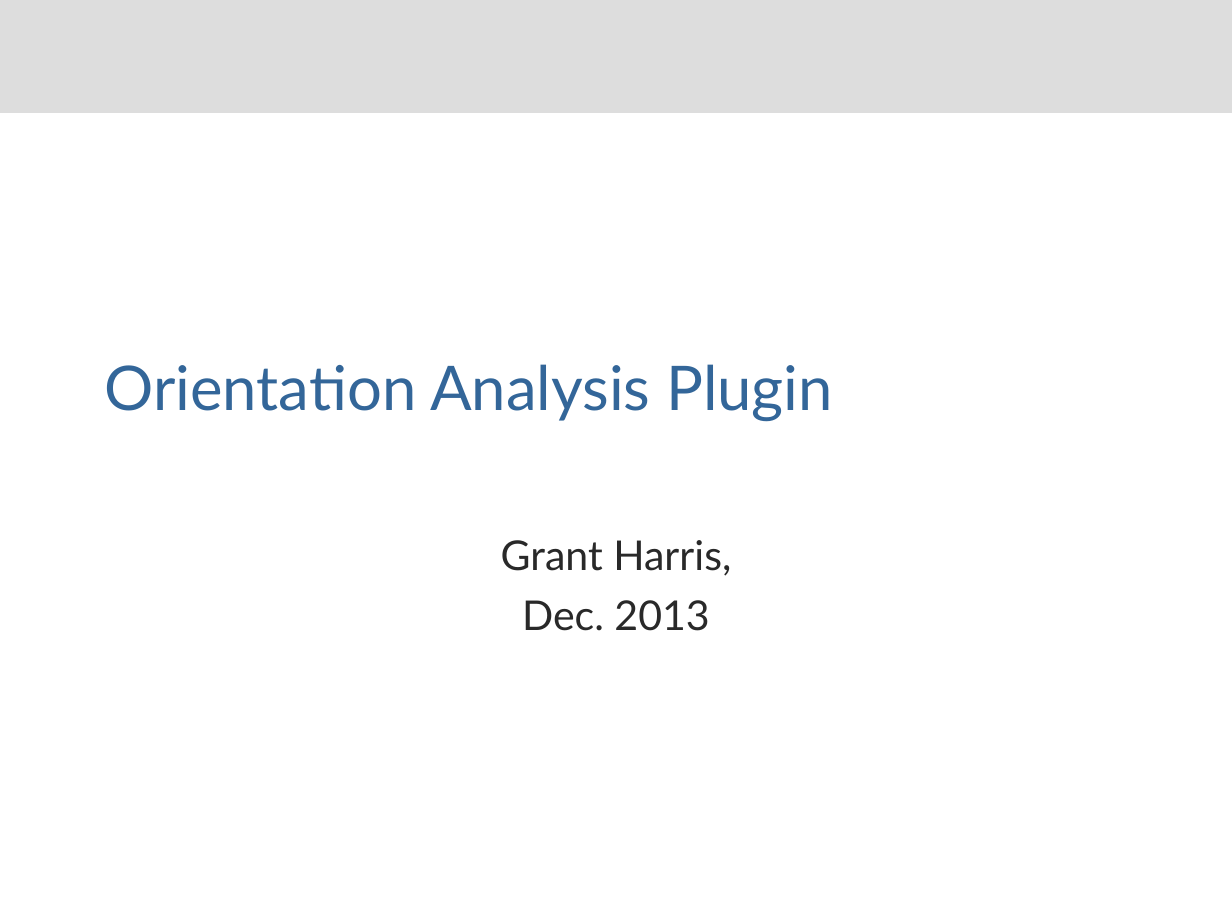
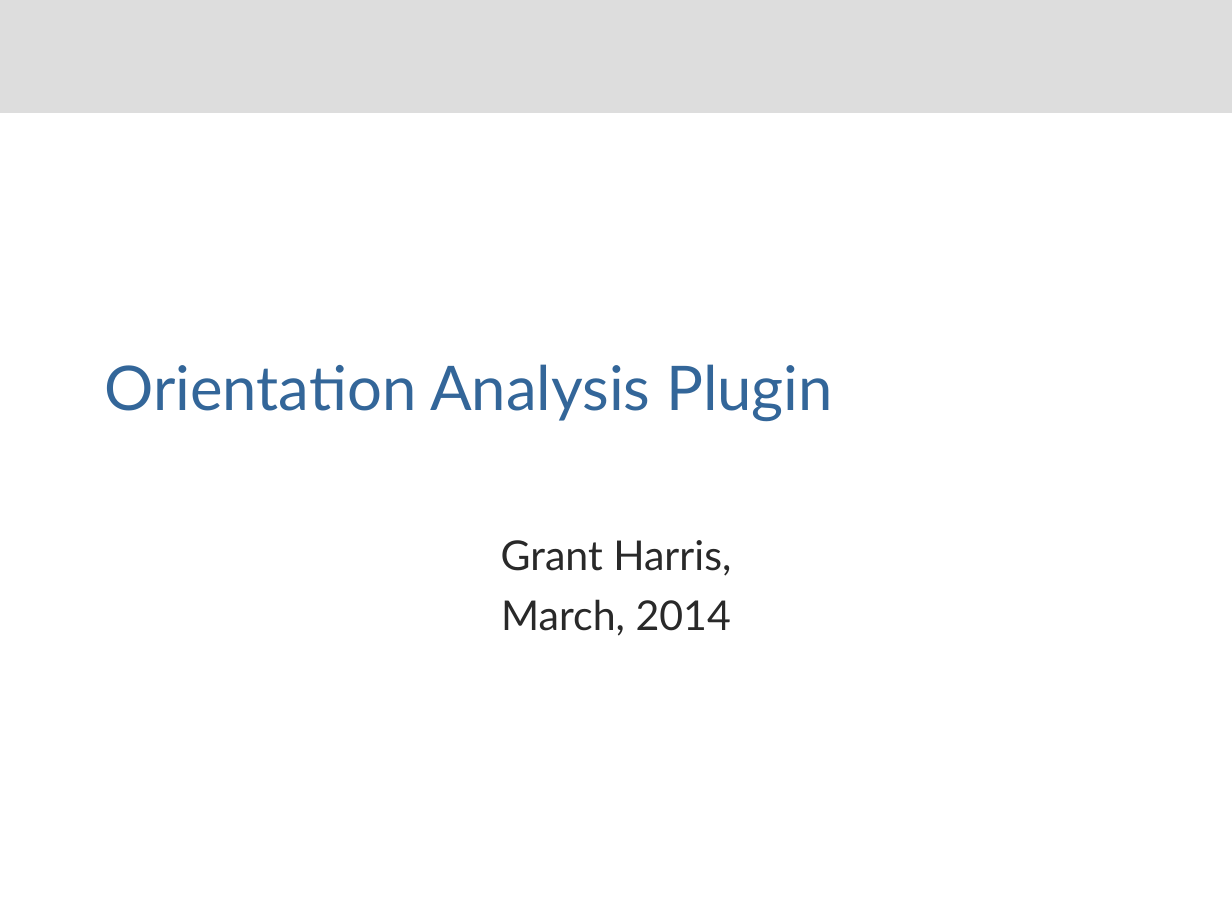
Before and after one commit to Java-Instrumentation-Framework/jif-mmx, a slide deck: slide 1 of orientationindicators/doc/Orientation Analysis.ppt. Drawn at 1232x924 pixels with LibreOffice and Linux fonts; fonts in the diff are those of the drawing. Boxes give left, top, right and bottom in pixels: in the first picture for what was removed or moved away, otherwise in the second. Text is boxed around its words. In the diff, an @@ line names an element or a change of style, - is before the commit and + after.

```diff
--- a/orientationindicators/doc/Orientation Analysis.ppt
+++ b/orientationindicators/doc/Orientation Analysis.ppt
@@ subtitle at (501,599,731,636): text changed @@
-Dec. 2013
+March, 2014
```
Also in this commit, not shown: 1 slide added, 16 other files.
